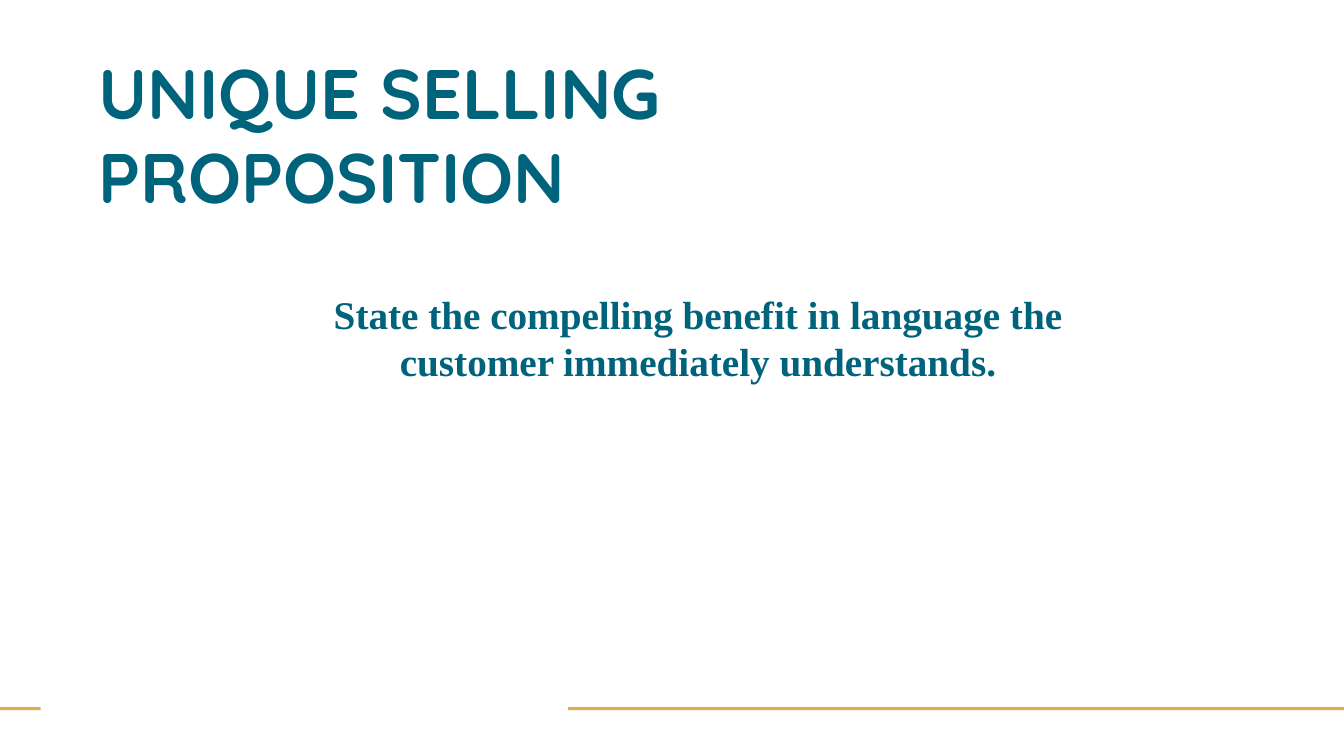
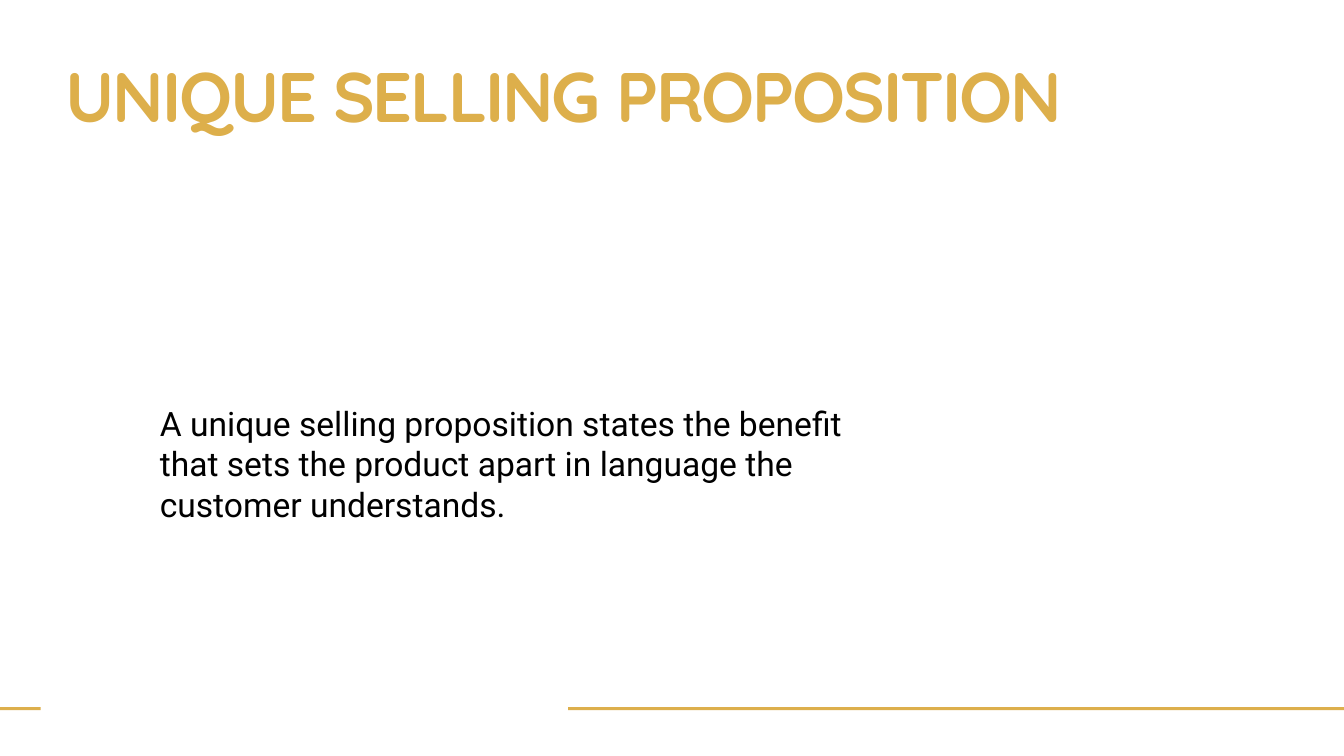
Before and after one commit to kindawilson/digitalmarketing, a slide deck: slide 10 of Week 2/The Foundation - Week 2.pptx. Drawn at 1344x756 pixels with LibreOffice and Linux fonts; fonts in the diff are those of the drawing; background and template pictures are left out. Boxes give left, top, right and bottom in pixels: in the first picture for what was removed or moved away, otherwise in the second. Text is boxed around its words. In the diff, an @@ line names an element or a change of style, - is before the commit and + after.

```diff
--- a/Week 2/The Foundation - Week 2.pptx
+++ b/Week 2/The Foundation - Week 2.pptx
@@ text "UNIQUE SELLING PROPOSITION": place and size @@
-text "UNIQUE SELLING PROPOSITION" at (98,69,660,204)
+text "UNIQUE SELLING PROPOSITION" at (66,72,1062,136)
@@ text "UNIQUE SELLING PROPOSITION" at (66,72,1062,136): text colour #00637C to #DDAF4B, letter spacing 0 to -1.5 pt @@
@@ text removed at (334,301,1062,384) @@
-State the compelling benefit in language the customer immediately understands.
@@ text added at (160,410,842,518), 24 pt, text #000000 @@
+A unique selling proposition states the benefit that sets the product apart in language the customer understands.
```
Also in this commit, not shown: 14 other slides changed, 2 slides added, 2 slides removed, 1 other file.
